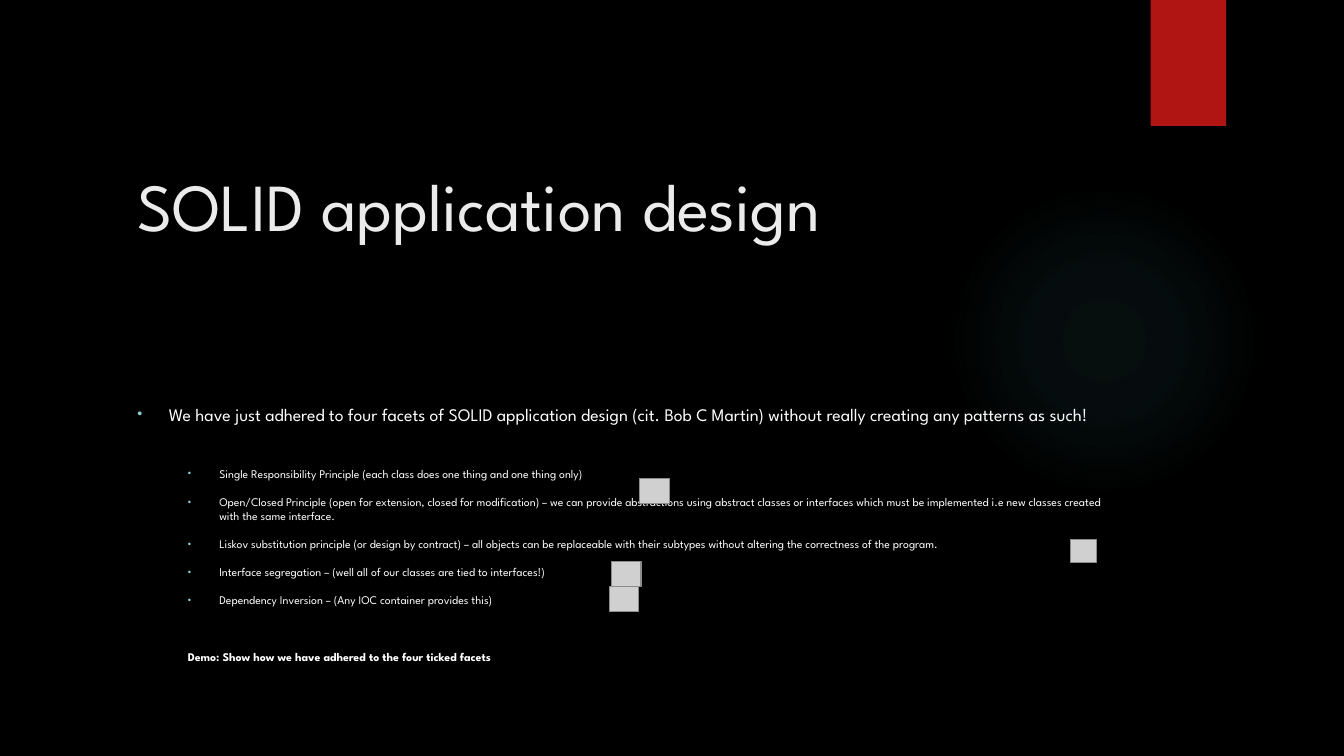
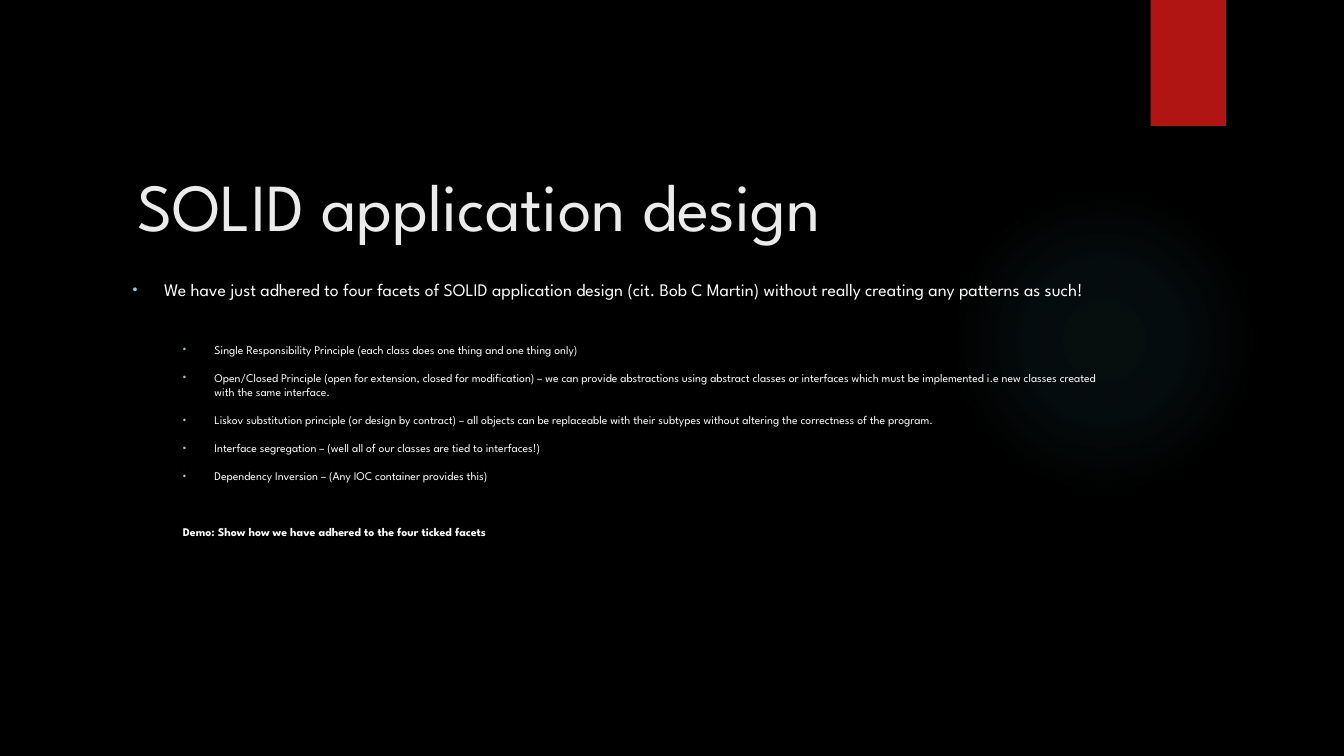
Before and after one commit to jscanlon77/dependency-injection, a slide deck: slide 11 of Castle Windsor Inversion of Control.pptx. Drawn at 1344x756 pixels with LibreOffice and Linux fonts; fonts in the diff are those of the drawing; grey boxes stand for pictures; background and template pictures are left out. Boxes give left, top, right and bottom in pixels: in the first picture for what was removed or moved away, otherwise in the second. Text is boxed around its words. In the diff, an @@ line names an element or a change of style, - is before the commit and + after.

```diff
--- a/Castle Windsor Inversion of Control.pptx
+++ b/Castle Windsor Inversion of Control.pptx
@@ text "We have just adhered to ...": place and size @@
-text "We have just adhered to ..." at (169,408,1101,661)
+text "We have just adhered to ..." at (164,283,1096,536)
@@ picture removed at (640,479,670,504) @@
@@ picture removed at (1071,539,1097,562) @@
@@ picture removed at (611,562,641,587) @@
@@ picture removed at (609,587,639,612) @@
```
Also in this commit, not shown: 7 other slides changed, 2 slides added, 2 slides removed.
